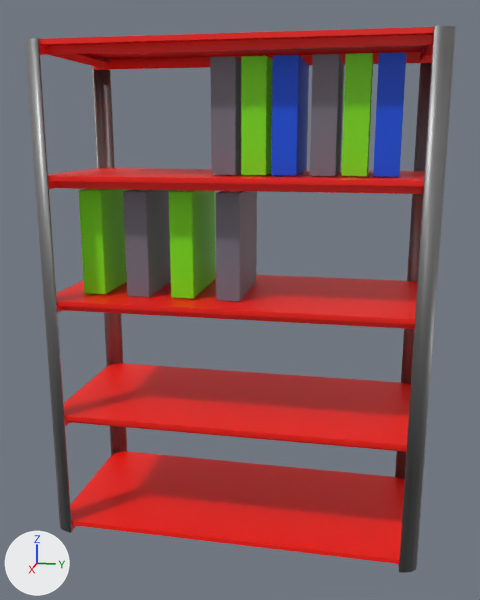
Renders of the glTF model Web3DRoomDesigner/assets/models/Shelves.glb from each side of a commit.
The view is the same before and after, from a 50 mm lens placed at (8.1, 1.58, 4.97), pointed at (0.02, -0.04, 2.95). The lights are fixed; the arrows at lower left show +X, +Y and +Z.

In view in the first picture: 'AnimBook1', 'AnimBook2', 'AnimBook3', 'AnimBook4', 'Book1', 'Book2', 'Book3', 'Cube', 'Cube.001'.
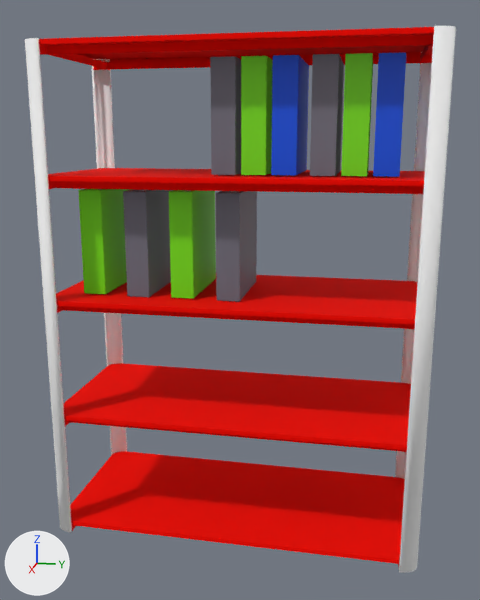
The newer file is also rescaled (x0.4), turned or shifted as a whole; pictures and numbers use the older file's frame.

What differs and where, as boxes (x1, y1, x2, y2) in the pictures (480 x 600 px):
```json
{"object": "Cube", "change": "surface changed", "before": [39, 27, 434, 566], "after": [39, 27, 434, 566]}
{"object": "Cube.001", "change": "recoloured, surface changed", "before": [25, 26, 456, 573], "after": [25, 26, 456, 573], "on screen": "grey to white"}
```

Edits to the scene script, one JSON object a line:
```json
{"op": "set", "path": "mat_shelves.roughness", "old": "0.5", "new": "1.0"}
{"op": "set", "path": "mat_shelves.metallic", "old": "0.0", "new": "0.8"}
{"op": "set", "path": "mat_shelf_stand.base_color", "old": "(0.309, 0.309, 0.309)", "new": "(1.0, 1.0, 1.0)", "note": "grey #979797 -> white #ffffff"}
{"op": "set", "path": "mat_shelf_stand.roughness", "old": "0.5", "new": "1.0"}
```
